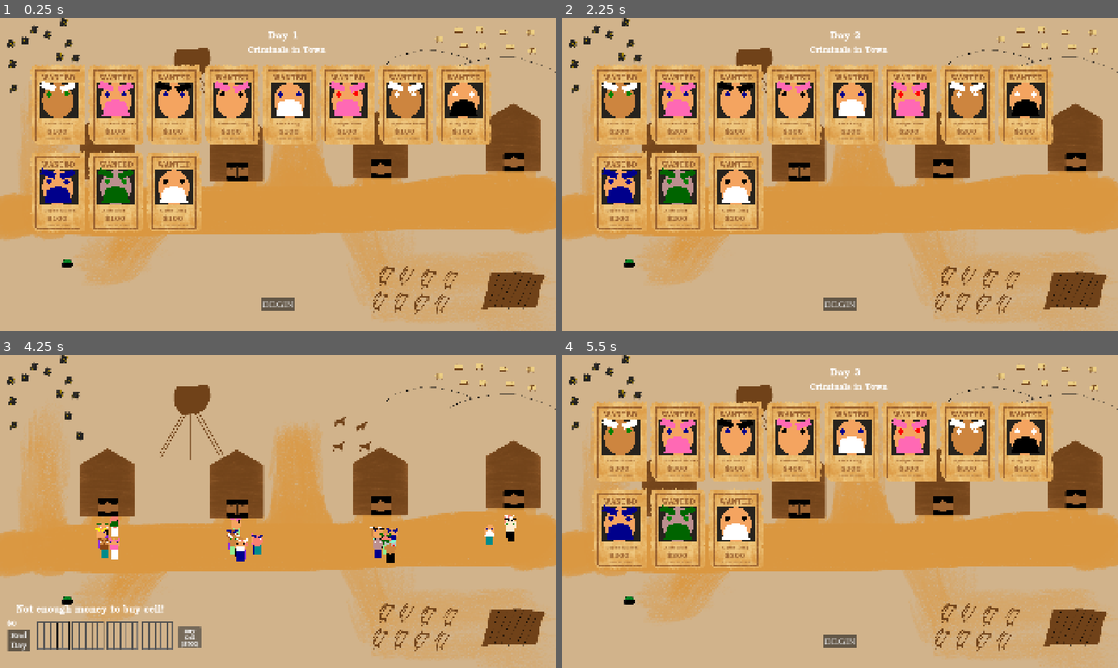
Above: before the commit, frames 1-4 (two rows, left to right).
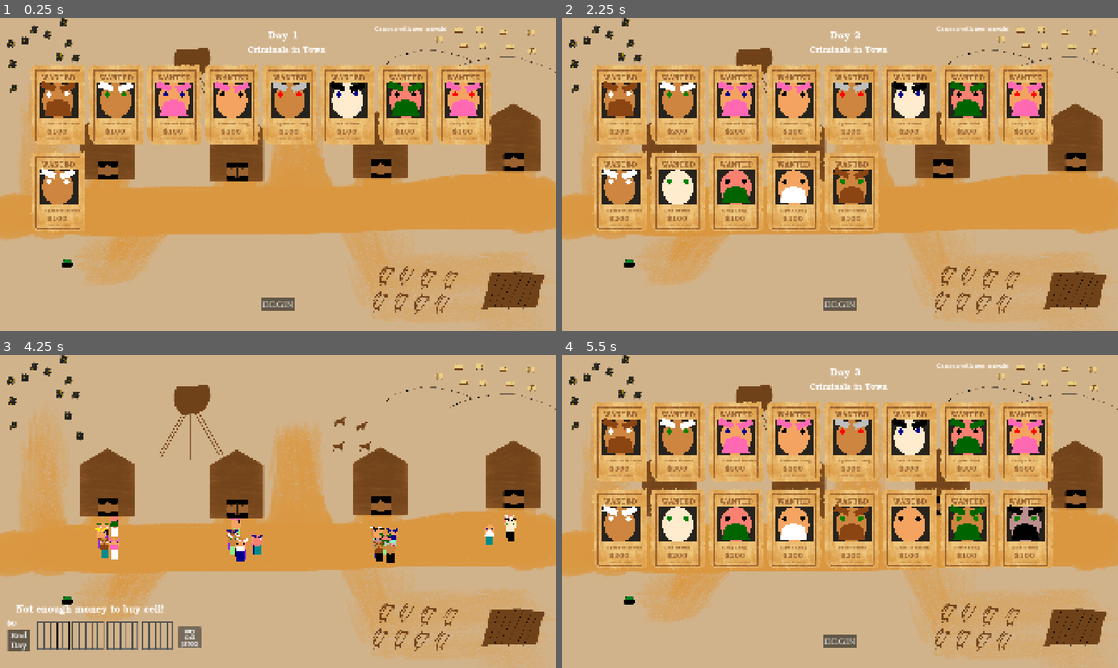
Above: after the commit, the same moments.

Repository: PeterMaidaRobot/Bounty-Game-Jam
Game: Godot game, scene res://main.tscn
Two runs of this game, one before a commit and one after it. Both use one fixed random seed, a clock stepped at 60 frames per second and the inputs below.
Inputs:
- Up to frame 1 (0.25 s): no input
- Up to frame 2 (2.25 s): click "BEGIN" at 0.5 s; click "End Day" at 1.25 s; click "NEXT DAY" at 2 s
- Up to frame 3 (4.25 s): click "BEGIN" at 2.75 s; click "Buy Cell ($500)" at 3.5 s
- Up to frame 4 (5.5 s): click "End Day" at 4.25 s; click "NEXT DAY" at 5 s

The runs differ from the first frame. In frame 1, 8.5% of the frame differs, in the area x 7-87%, y 2-69%; in frame 2, 9.1%; in frame 3, less than 0.1%; in frame 4, 16%, in the area x 7-89%, y 2-69%.

Commit message:
submitted! i want to fix more but i gtg

Diff:
--- a/main.gd
+++ b/main.gd
@@ -68,14 +68,14 @@
 
 	Person.generate_person_index_options()
 	## Generate a lot of people!!!
-	for i in range(24):
+	for i in range(20):
 		var person : Person = Person.constructor(get_random_path())
 
 		# When this person is clicked, we need to register back to this game engine
 		person.person_clicked.connect(_on_person_clicked)
 
 		#person.bounty = 1
-		person.bounty = randi_range(0, 2) * 100
+		person.bounty = randi_range(0, 1) * 100
 		#print(person.path)
 
 		people.append(person)
@@ -428,6 +428,16 @@
 The start day function will first show all of the wanted posters
 '''
 func start_day():
+
+	# Add more people
+	if day > 0:
+		for i in range(5):
+			var person : Person = Person.constructor(get_random_path())
+			# When this person is clicked, we need to register back to this game engine
+			person.person_clicked.connect(_on_person_clicked)
+			person.bounty = randi_range(0, 1) * 100
+			people.append(person)
+
 	day += 1
 	print("Starting day " + str(day) + "...")
 	$DayOverOverlay.hide()
--- a/main.tscn
+++ b/main.tscn
@@ -182,6 +182,16 @@
 No Criminals left in town!"
 horizontal_alignment = 1
 
+[node name="NewArrivalsLabel" type="Label" parent="PosterOverlay/PosterOverlayControls" unique_id=2075813777]
+layout_mode = 0
+offset_left = 1294.0
+offset_top = 27.0
+offset_right = 1544.0
+offset_bottom = 50.0
+theme_override_fonts/font = ExtResource("4_1bvp3")
+theme_override_font_sizes/font_size = 18
+text = "Caravan with new arrivals!"
+
 [node name="DummyPerson" parent="." unique_id=203893817 instance=ExtResource("2_0xm2m")]
 visible = false
 position = Vector2(100, 100)
--- a/project.godot
+++ b/project.godot
@@ -13,7 +13,7 @@
 config/name="Bounty Game Jam"
 run/main_scene="uid://d4gwltoipyqth"
 config/features=PackedStringArray("4.6", "GL Compatibility")
-run/max_fps=60
+run/max_fps=120
 config/icon="res://icon.svg"
 
 [display]
Not shown, added: export_presets.cfg
